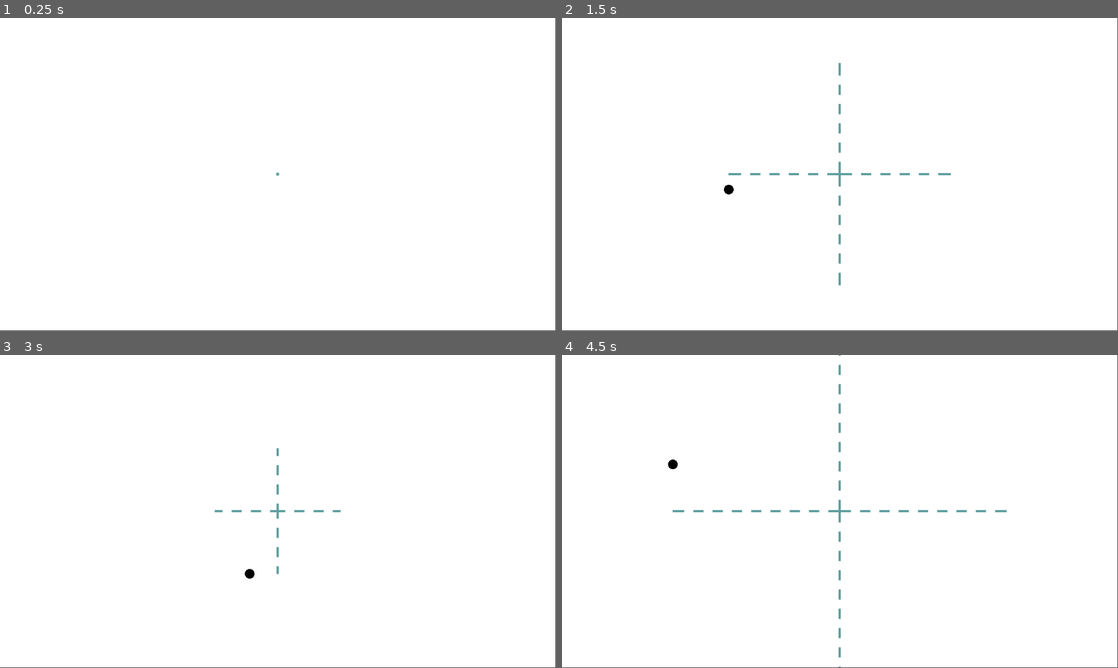
Above: before the commit, frames 1-4 (two rows, left to right).
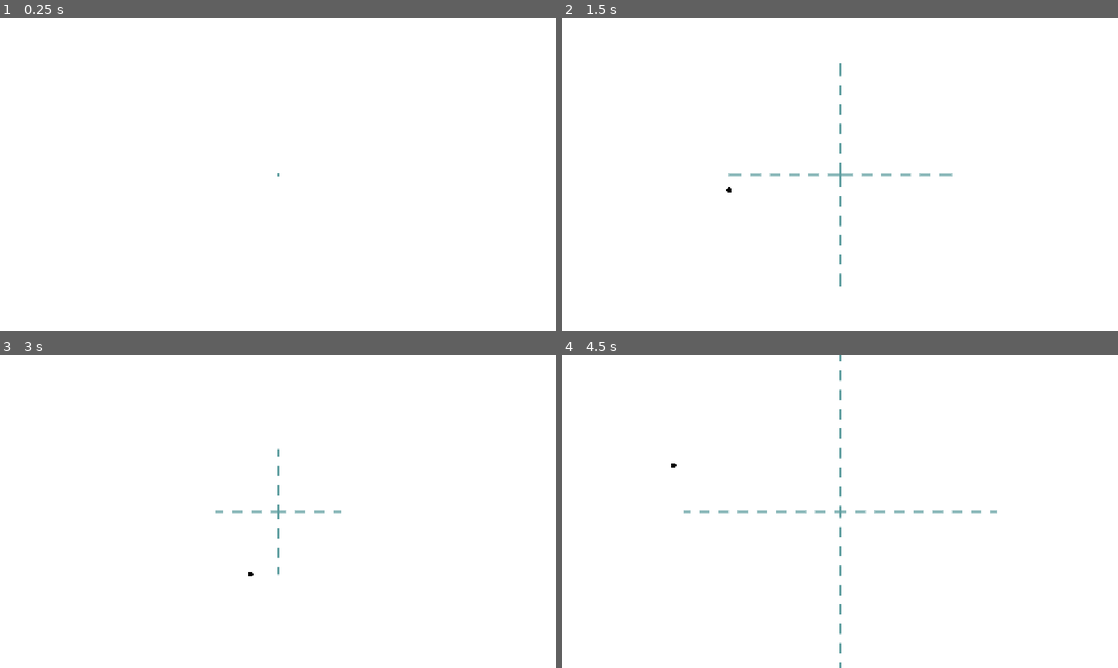
Above: after the commit, the same moments.

Repository: FennecKii/perfect-square
Game: Godot game, scene res://whiteboard.tscn
Two runs of this game, one before a commit and one after it. Both use one fixed random seed, a clock stepped at 60 frames per second and the inputs below. The project has no main scene, so this scene is started directly.
Inputs (mouse positions are in pixels of both pictures, inside the frame that each line leads up to):
- Up to frame 1 (0.25 s): no input
- Up to frame 2 (1.5 s): tap Enter at 0.5 s; move the mouse to (962, 158) at 0.52 s; click (962, 158) at 0.67 s; tap Space at 1.25 s; move the mouse to (728, 190) at 1.27 s; click (728, 190) at 1.42 s
- Up to frame 3 (3 s): tap Enter at 2 s; move the mouse to (333, 442) at 2.02 s; click (333, 442) at 2.17 s; tap Space at 2.75 s; move the mouse to (250, 574) at 2.77 s; click (250, 574) at 2.92 s
- Up to frame 4 (4.5 s): tap Enter at 3.5 s; move the mouse to (1006, 558) at 3.52 s; click (1006, 558) at 3.67 s; tap Space at 4.25 s; move the mouse to (673, 464) at 4.27 s; click (673, 464) at 4.42 s
The window is 799x449 before the commit and 800x450 after it. Grey fills any space a smaller window leaves; there, only what the larger window draws over its background counts as a difference.

The runs differ from the first frame. In frame 1, less than 0.1% of the frame differs, in the area x 49-51%, y 49-51%; in frame 2, 0.4%; in frame 3, 0.2%; in frame 4, 0.8%, in the area x 19-80%, y 0-100%.

Commit message:
Make trace smalelr

Diff:
--- a/project.godot
+++ b/project.godot
@@ -14,6 +14,10 @@
 config/features=PackedStringArray("4.4", "GL Compatibility")
 config/icon="res://icon.svg"
 
+[display]
+
+window/stretch/mode="canvas_items"
+
 [rendering]
 
 renderer/rendering_method="gl_compatibility"
--- a/whiteboard.gd
+++ b/whiteboard.gd
@@ -45,15 +45,15 @@
 		return
 
 	if len(point_position) == 1:
-		draw_circle(point_position[0], 10, Color.BLACK)
+		draw_circle(point_position[0], 5, Color.BLACK)
 	else:
-		draw_polyline(point_position, Color.BLACK, 10, true)
+		draw_polyline(point_position, Color.BLACK, 5, true)
 
 func handle_outline():
 	draw_circle(Vector2(0, 0), 3, Color.CADET_BLUE)
 	if not point_position:
 		return
-	var dist_to_draw = max(abs(point_position[0].y), abs(point_position[0].x))
+	var dist_to_draw = min(half_screen_rect.y, max(abs(point_position[0].y), abs(point_position[0].x)))
 
 	draw_dashed_line(Vector2(0, 0), Vector2(0, dist_to_draw), Color.CADET_BLUE, 3, 20, true, true)
 	draw_dashed_line(Vector2(0, 0), Vector2(0, -dist_to_draw), Color.CADET_BLUE, 3, 20, true, true)
